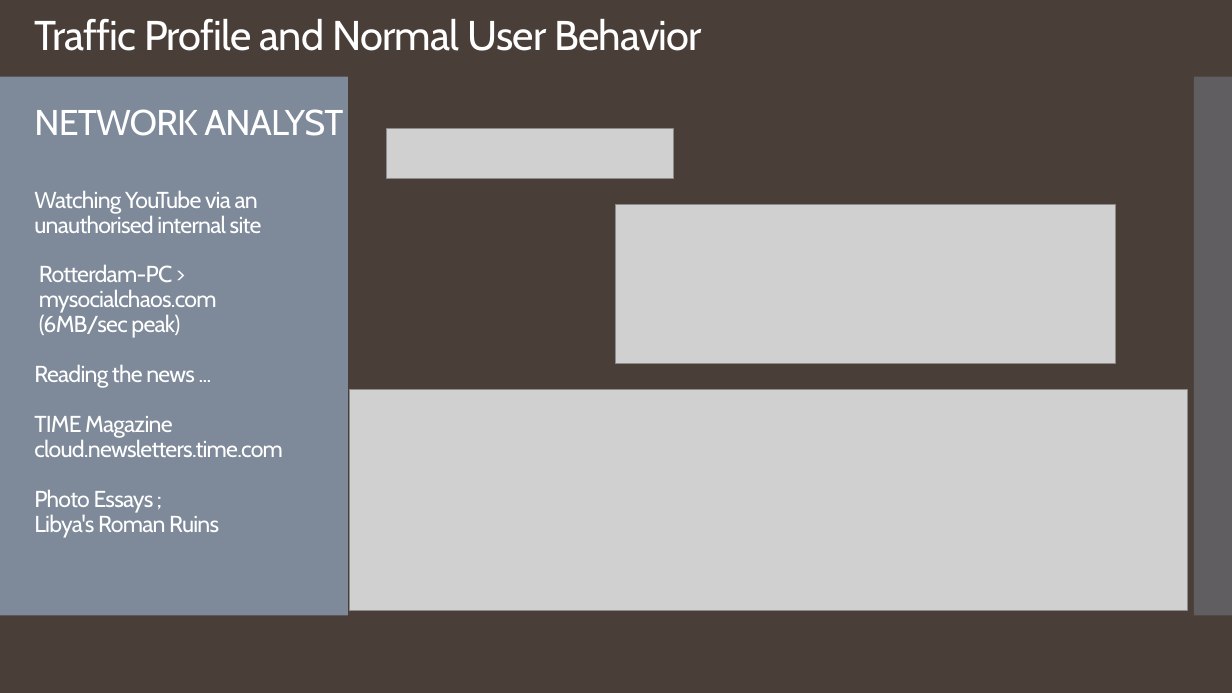
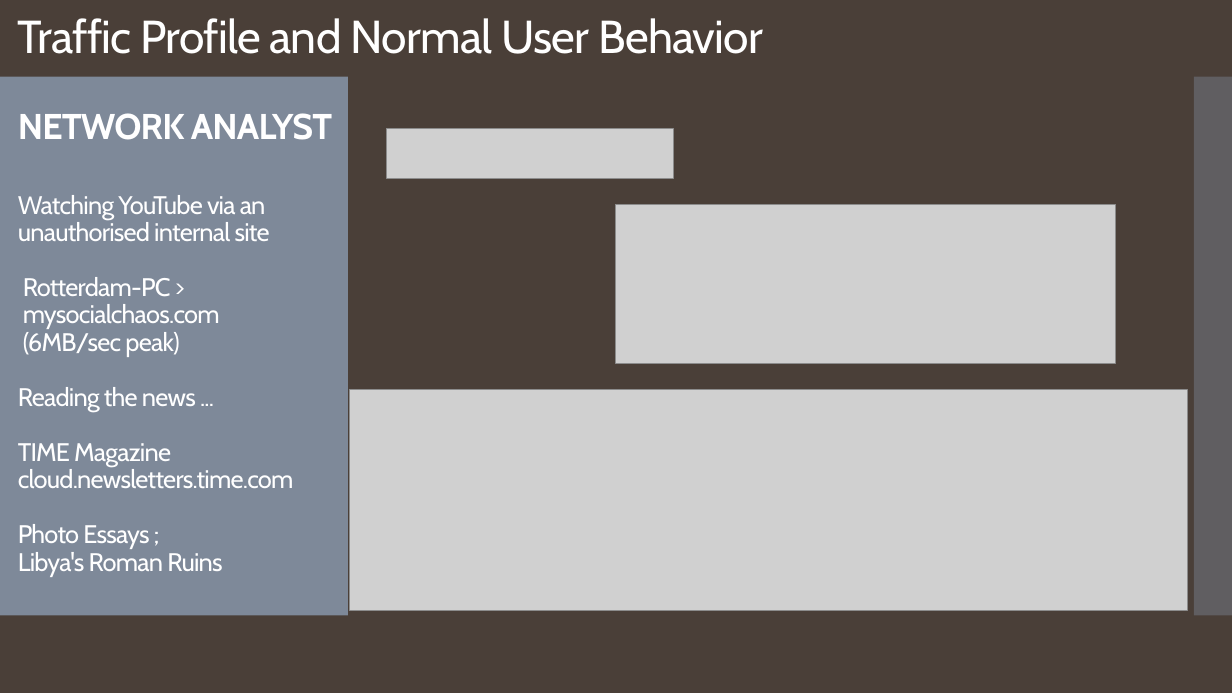
Before and after one commit to forrestaj64/Vulnerabilities-Attack-Defend-Remediate, a slide deck: slide 13 of Overiew-Presentation.pptx (slide 11 before the commit). Drawn at 1232x693 pixels with LibreOffice and Linux fonts; fonts in the diff are those of the drawing; grey boxes stand for pictures. Boxes give left, top, right and bottom in pixels: in the first picture for what was removed or moved away, otherwise in the second. Text is boxed around its words. In the diff, an @@ line names an element or a change of style, - is before the commit and + after.

```diff
--- a/Overiew-Presentation.pptx
+++ b/Overiew-Presentation.pptx
@@ title "Traffic Profile and Normal User ...": place and size @@
-title "Traffic Profile and Normal User ..." at (34, 19, 702, 538)
+title "Traffic Profile and Normal User ..." at (18, 18, 763, 577)
@@ title "Traffic Profile and Normal User ..." at (18, 18, 763, 577): size 32.4 to 36 pt in "Traffic Profile and Normal User Behavior"; size 18 to 19.8 pt in "Watching YouTube via an unauthorised internal site ..."; bold on in "NETWORK ANALYST" @@
```
Also in this commit, not shown: 7 other slides changed, 4 slides added, 2 slides removed.
